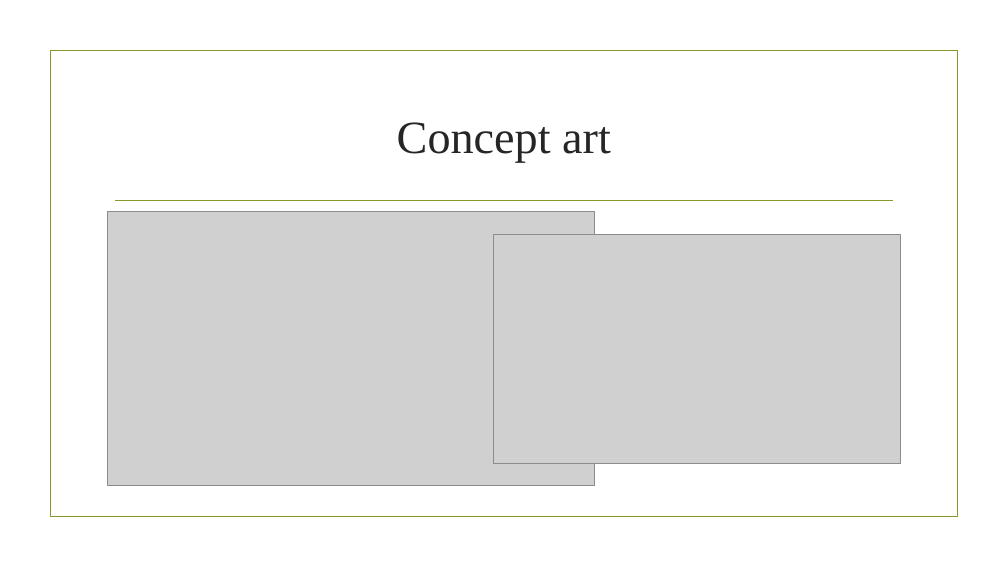
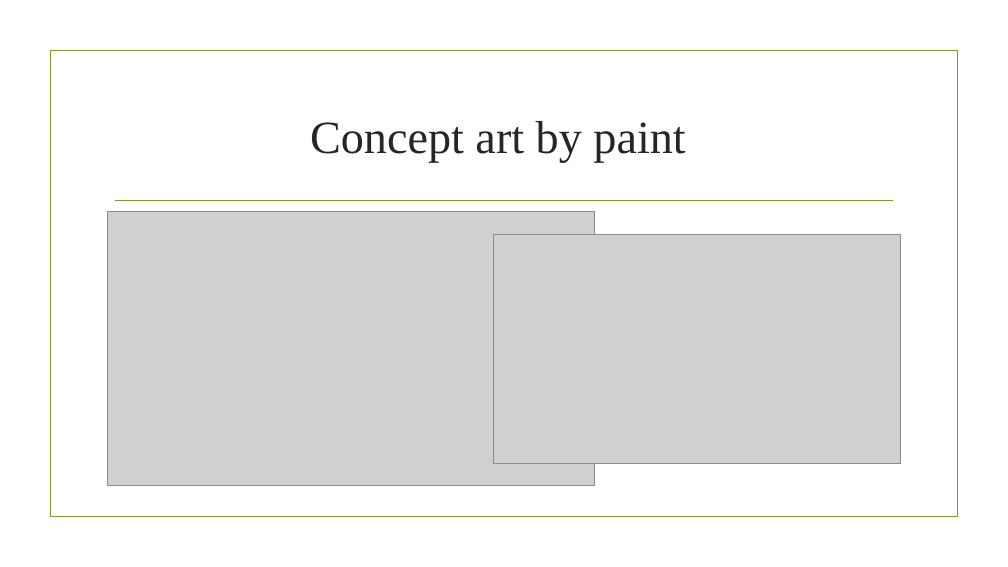
Before and after one commit to jrockl2z/G-2560-21-, a slide deck: slide 7 of Enterprise ship.pptx (slide 6 before the commit). Drawn at 1008x567 pixels with LibreOffice and Linux fonts; fonts in the diff are those of the drawing; grey boxes stand for pictures; background and template pictures are left out. Boxes give left, top, right and bottom in pixels: in the first picture for what was removed or moved away, otherwise in the second. Text is boxed around its words. In the diff, an @@ line names an element or a change of style, - is before the commit and + after.

```diff
--- a/Enterprise ship.pptx
+++ b/Enterprise ship.pptx
@@ title at (310, 121, 685, 162): text changed @@
-Concept art
+Concept art by paint
```
Also in this commit, not shown: 1 other slide changed, 2 slides added, 1 slide removed.
